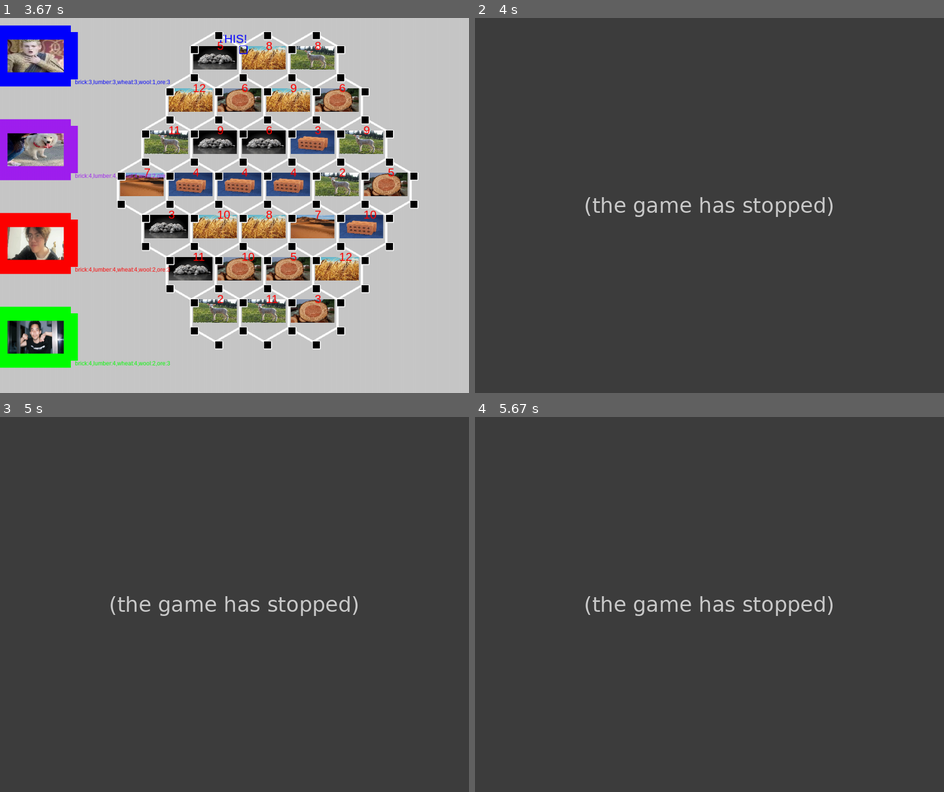
Above: before the commit, frames 1-4 (two rows, left to right).
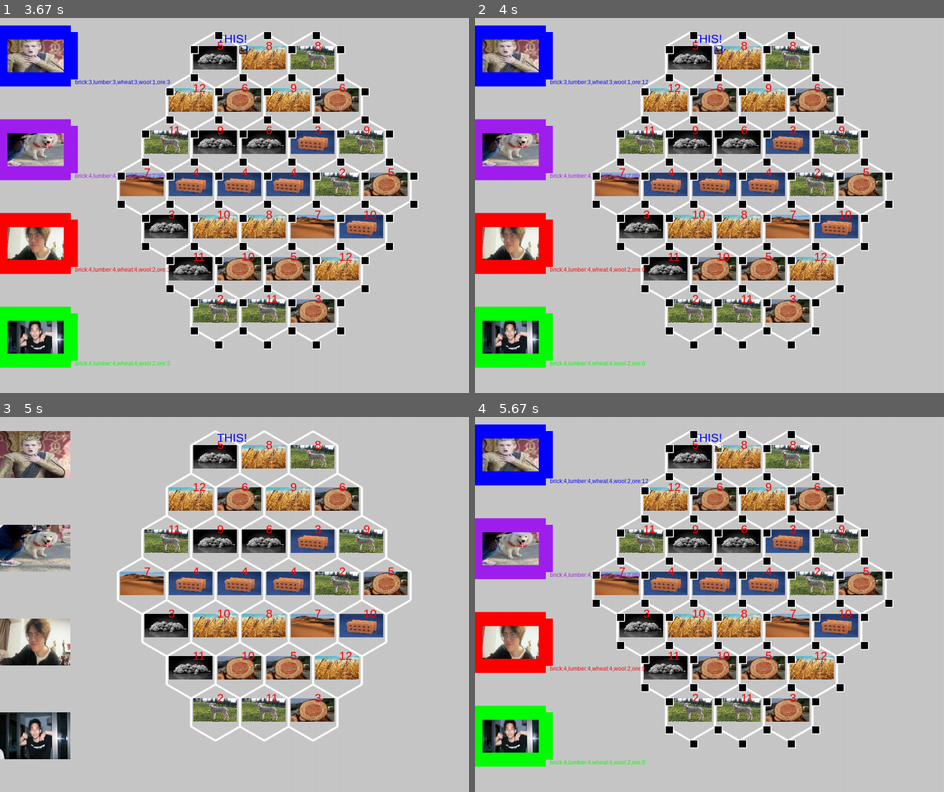
Above: after the commit, the same moments.

Repository: HAOzj/Practices-Python
Game: pygame game, started from pygame/catan/main.py
The game is run twice, just before and just after one commit, with the same random seed, the same clock (stepped at 60 frames per second) and the same inputs.
Inputs:
- Up to frame 1 (3.67 s): hold Up 0.83-1.3 s; hold Right 1.33-1.8 s; hold Left 1.83-2.37 s; hold Down 2.4-3 s; tap V at 3.03 s
- Up to frame 2 (4 s): tap M at 3.77 s
- Up to frame 3 (5 s): tap B at 4.93 s
- Up to frame 4 (5.67 s): hold Right from 5.27 s (still down)

Frame 1 is identical in both runs. In frame 2, 98% of the frame differs, in the area x 0-100%, y 0-100%; in frame 3, 97%; in frame 4, 98%.
Error before the commit: NameError: name 'isinstane' is not defined (player.py line 86); the game stopped at 3.77 s (later frames are placeholders)

Commit message:
debug: typo

Diff:
--- a/pygame/catan/player.py
+++ b/pygame/catan/player.py
@@ -83,11 +83,10 @@
     def __add__(self, resource):
         if isinstance(resource, str):
             self.resources[resource] += 1
-        elif isinstane(resource, dict):
+        elif isinstance(resource, dict):
             for k, v in resource.items():
                 if isinstance(v, int):
                     self.resources[k] += v
-
 
     def __sub__(self, resource):
         self.resources[resource] -= 1
